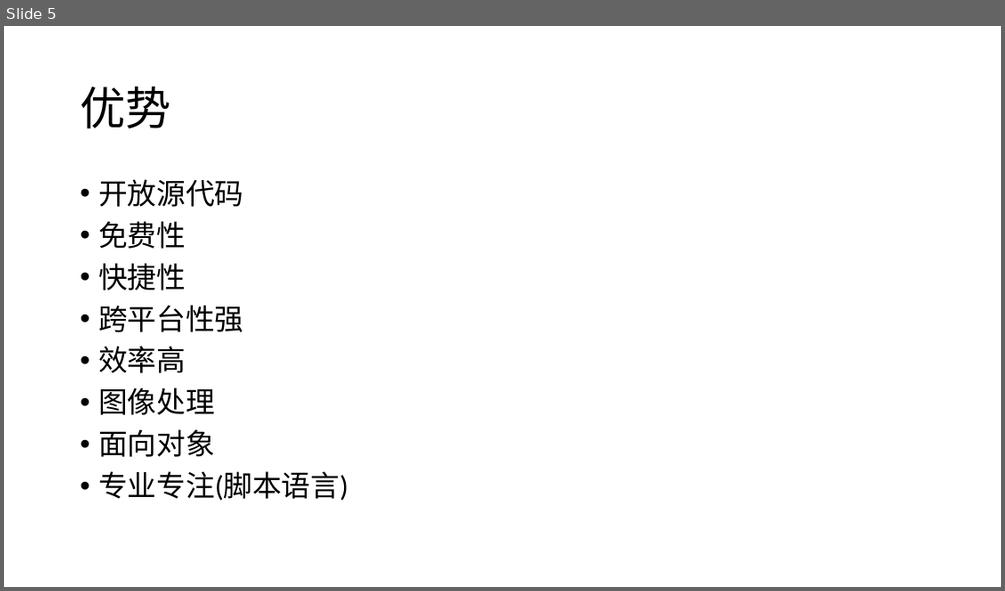
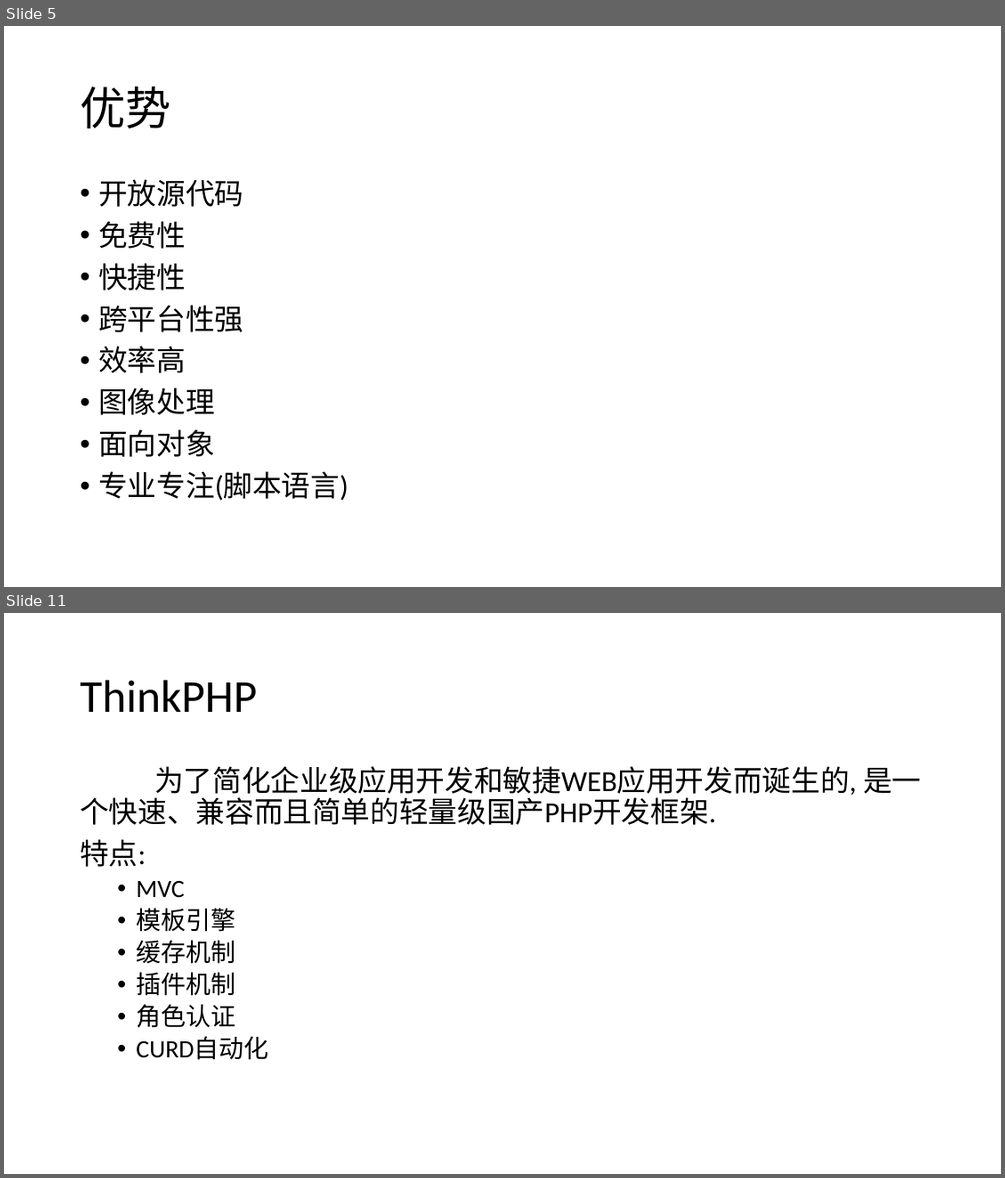
Before and after one commit to liuxm6/demos, a slide deck: PHP培训.pptx. Shown one above the other, each under a label of ours: slide 5 before the commit, slides 5 and 11 after it; the slides between them are not shown. The pictures are 1005x591 and 1005x1178 pixels, drawn with LibreOffice and Linux fonts; fonts in the diff are those of the drawing. Boxes give left, top, right and bottom in pixels: in the first picture for what was removed or moved away, otherwise in the second. Text is boxed around its words. In the diff, an @@ line names an element or a change of style, - is before the commit and + after.

```diff
--- a/PHP培训.pptx
+++ b/PHP培训.pptx
@@ slide 11 added at bbox=[4, 613, 1001, 1174], background #FFFFFF @@
@@ title added at bbox=[80, 680, 257, 712], 44 pt, text #000000 @@
+ThinkPHP
@@ text added at bbox=[80, 766, 921, 1060], 28 pt, text #000000 @@
+为了简化企业级应用开发和敏捷WEB应用开发而诞生的, 是一个快速、兼容而且简单的轻量级国产PHP开发框架.
+特点:
+  • MVC
+  • 模板引擎
+  • 缓存机制
+  • 插件机制
+  • 角色认证
+  • CURD自动化
```
Also in this commit, not shown: 2 slides changed, 11 other slides added, 1 other file.
